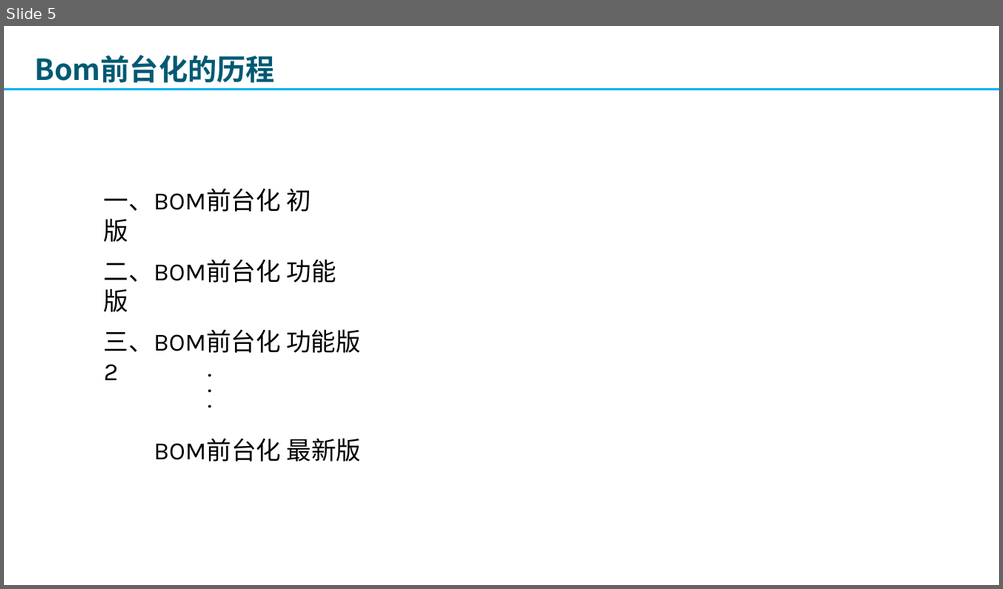
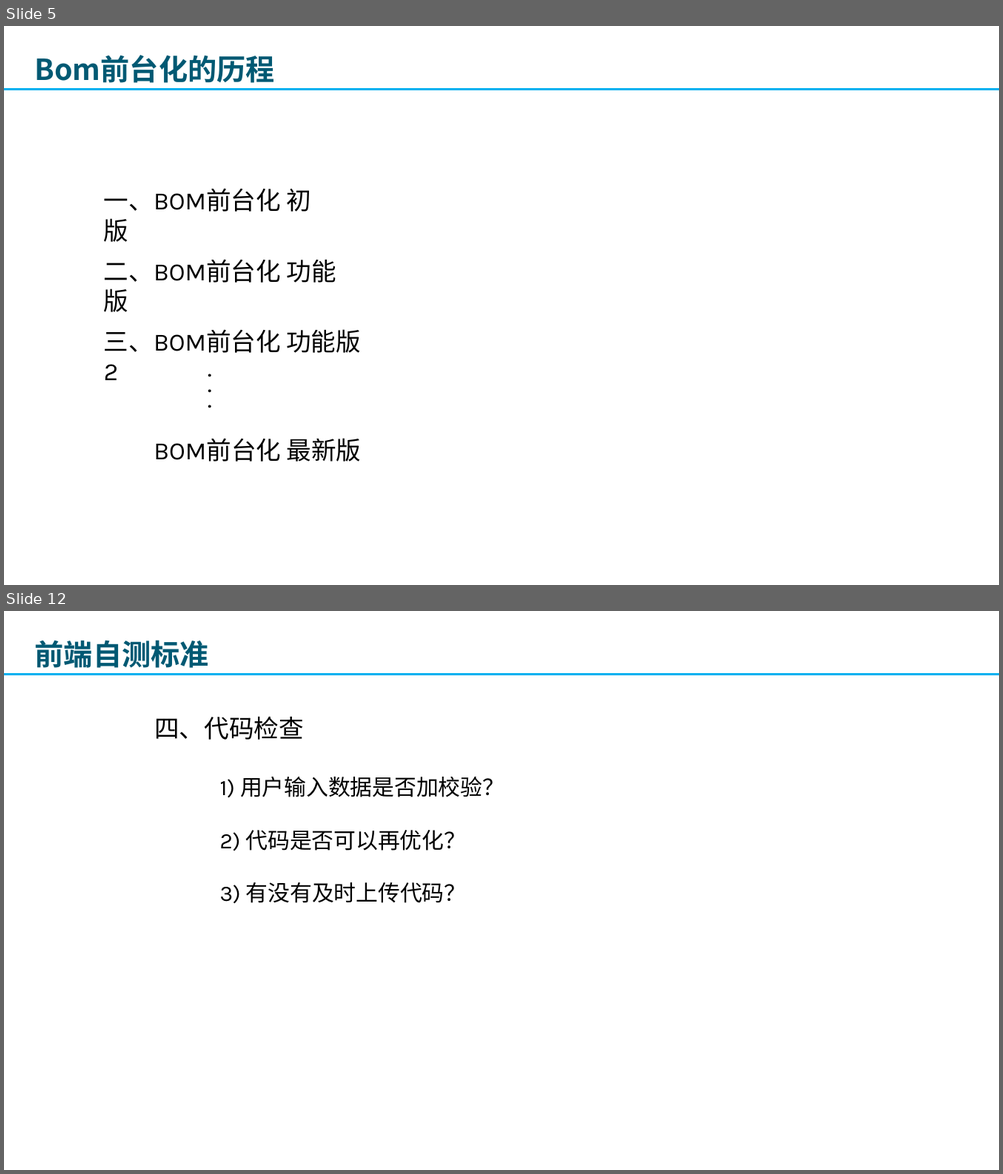
Before and after one commit to lbb1/lbb1.github.io, a slide deck: doc/2019-10-22 bom项目前端开发的收获.pptx. Shown one above the other, each under a label of ours: slide 5 before the commit, slides 5 and 12 after it; the slides between them are not shown. The pictures are 1003x589 and 1003x1174 pixels, drawn with LibreOffice and Linux fonts; fonts in the diff are those of the drawing; background and template pictures are left out. Boxes give left, top, right and bottom in pixels: in the first picture for what was removed or moved away, otherwise in the second. Text is boxed around its words. In the diff, an @@ line names an element or a change of style, - is before the commit and + after.

```diff
--- a/doc/2019-10-22 bom项目前端开发的收获.pptx
+++ b/doc/2019-10-22 bom项目前端开发的收获.pptx
@@ slide 12 added at box(4, 611, 999, 1170), background picture (left out) @@
@@ text added at box(35, 640, 209, 668), 21 pt, text #005973, bold @@
+前端自测标准
@@ line added from (4, 675) to (999, 675), #00B0F0 1.5 pt @@
@@ text added at box(154, 716, 304, 740), 18 pt, text #000000 @@
+四、代码检查
@@ text added at box(220, 777, 504, 904), 16 pt, text #000000 @@
+1) 用户输入数据是否加校验？
+2) 代码是否可以再优化？
+3) 有没有及时上传代码？
```
Also in this commit, not shown: 1 slide changed, 7 other slides added, 1 slide removed, 1 other file.
